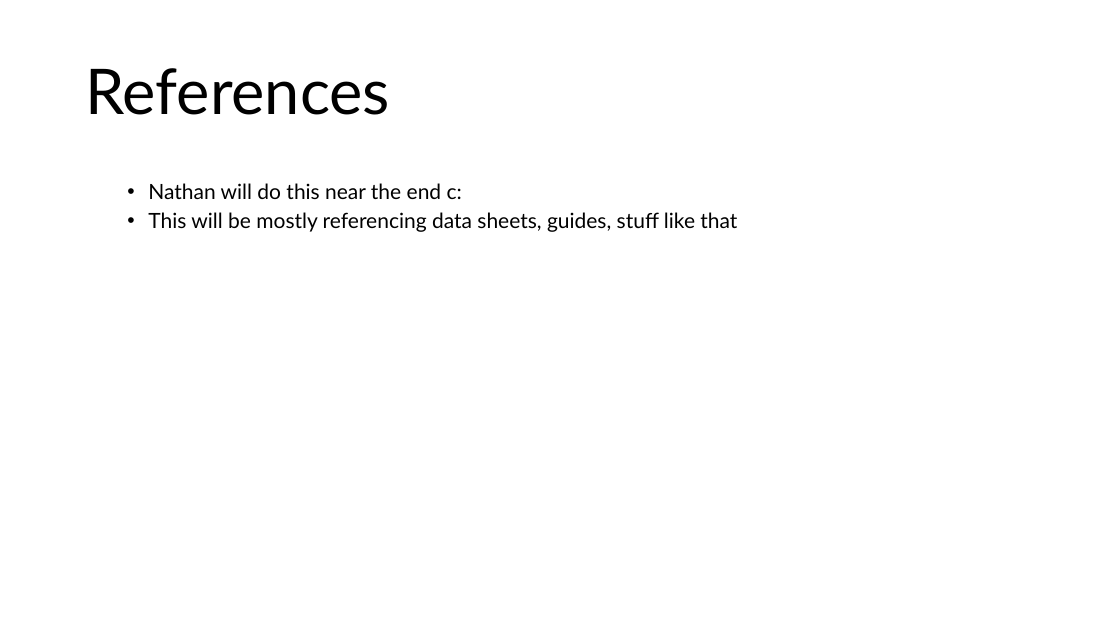
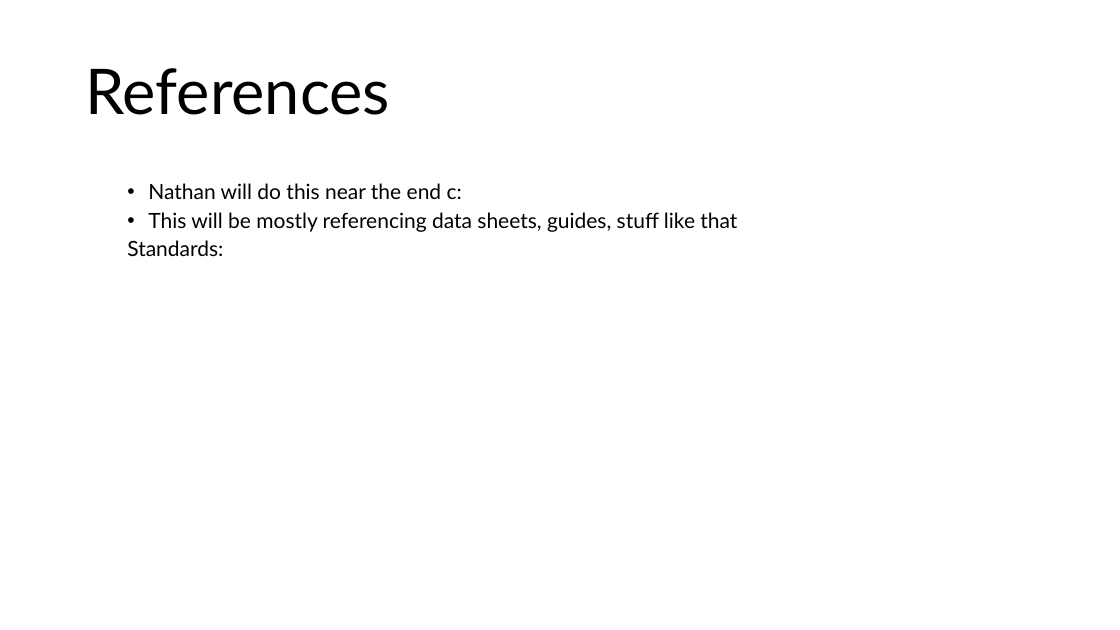
Before and after one commit to Tannyr-Singleterry/ECE590_SeniorDesign, a slide deck: slide 20 of Documents/FInal Presentation/Final_Presentation.pptx. Drawn at 1120x630 pixels with LibreOffice and Linux fonts; fonts in the diff are those of the drawing. Boxes give left, top, right and bottom in pixels: in the first picture for what was removed or moved away, otherwise in the second. Text is boxed around its words. In the diff, an @@ line names an element or a change of style, - is before the commit and + after.

Commit message:
changed standards slide

```diff
--- a/Documents/FInal Presentation/Final_Presentation.pptx
+++ b/Documents/FInal Presentation/Final_Presentation.pptx
@@ text at [127, 240, 223, 256]: paragraph added @@
+  Standards:
```
Also in this commit, not shown: 2 other slides changed.
